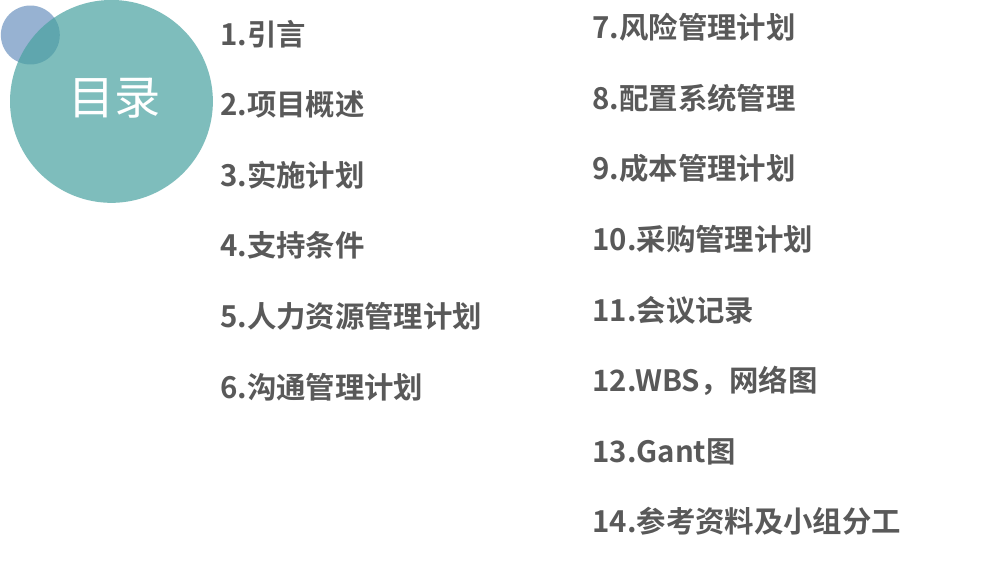
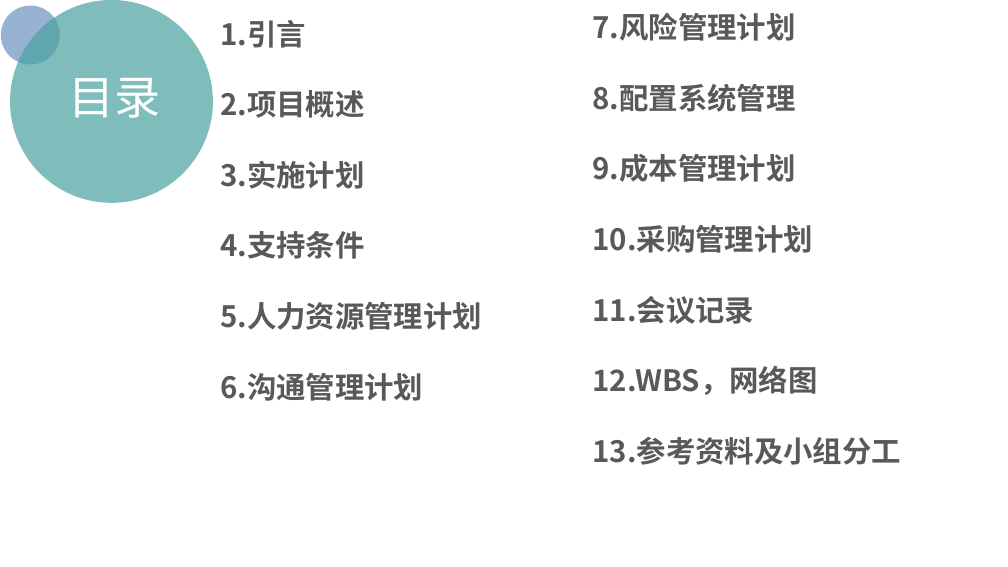
Before and after one commit to PRD2018/PRD2018-G15, a slide deck: slide 3 of 受控文档/01-需求工程项目计划/[PRD-15]需求工程项目计划.pptx. Drawn at 1008x567 pixels with LibreOffice and Linux fonts; fonts in the diff are those of the drawing; background and template pictures are left out. Boxes give left, top, right and bottom in pixels: in the first picture for what was removed or moved away, otherwise in the second. Text is boxed around its words. In the diff, an @@ line names an element or a change of style, - is before the commit and + after.

```diff
--- a/受控文档/01-需求工程项目计划/[PRD-15]需求工程项目计划.pptx
+++ b/受控文档/01-需求工程项目计划/[PRD-15]需求工程项目计划.pptx
@@ text at (593, 437, 901, 465): text changed @@
-13.Gant图
-14.参考资料及小组分工
+13.参考资料及小组分工
```
Also in this commit, not shown: 15 other slides changed, 4 slides added, 6 slides removed, 3 other files.
